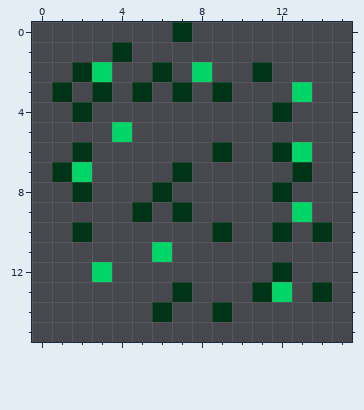
Pixel-art sprite -- OLD/client/resources/images/explosionCbm/cboom6.png. The first picture shows the starting point.
The file is 16x16 pixels. Colours within 5 levels of each other are drawn and written as one.
Once edited:
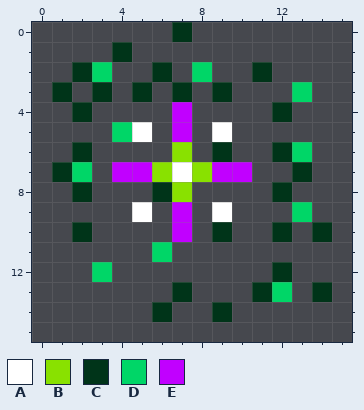
Palette (. is transparent): A #ffffff  B #89e100  C #003419  D #00d667  E #c100ff
From old to new:
y 4: x 7 . -> E
y 5: x 5 . -> A; x 7 . -> E; x 9 . -> A
y 6: x 7 . -> B
y 7: x 4..10 ...C... -> EEBABEE
y 8: x 7 . -> B
y 9: x 5 C -> A; x 7 C -> E; x 9 . -> A
y 10: x 7 . -> E
